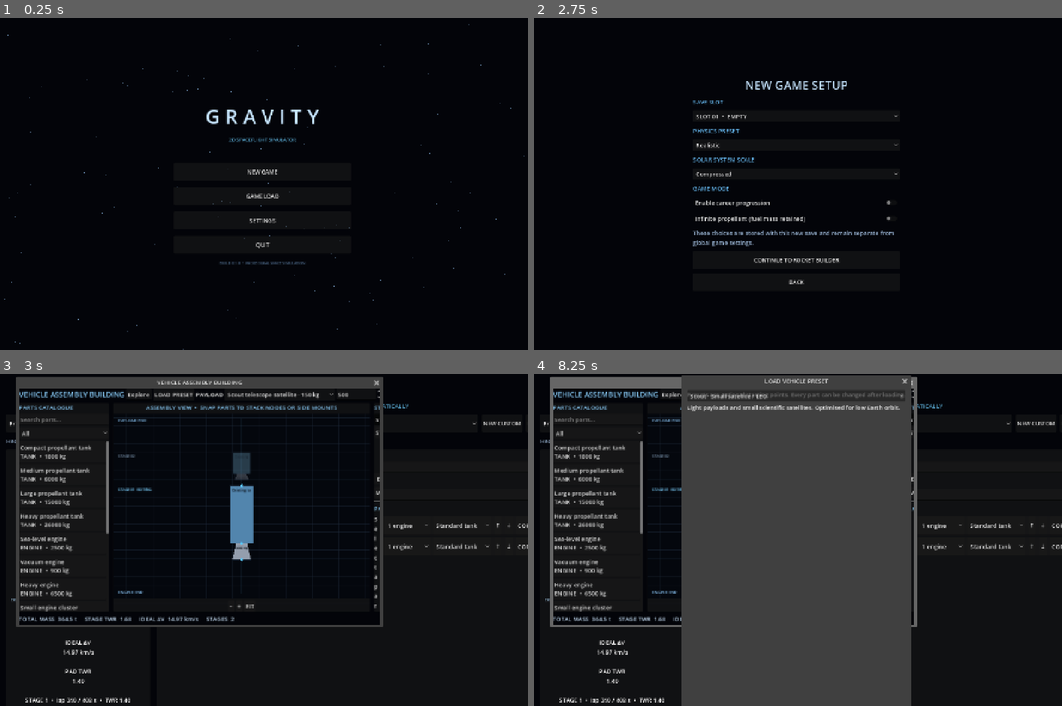
Above: before the commit, frames 1-4 (two rows, left to right).
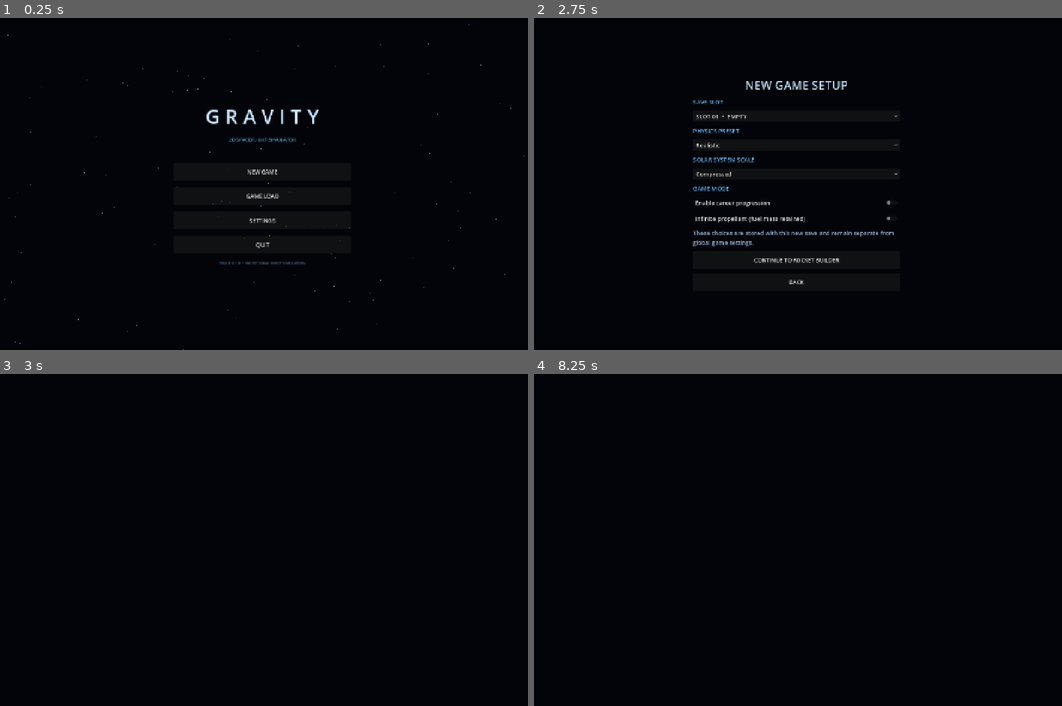
Above: after the commit, the same moments.

Repository: Blagos1195/Gravity-simulator
Game: Godot game, scene res://scenes/main.tscn
The game is run twice, just before and just after one commit, with the same random seed, the same clock (stepped at 60 frames per second) and the same inputs.
Inputs (mouse positions are in pixels of both pictures, inside the frame that each line leads up to):
- Up to frame 1 (0.25 s): no input
- Up to frame 2 (2.75 s): click "NEW GAME" at 0.5 s; click "BACK" at 1.25 s; click "NEW GAME" at 2 s
- Up to frame 3 (3 s): click "CONTINUE TO ROCKET BUILDER" at 2.75 s
- Up to frame 4 (8.25 s): click (850, 526) at 3.5 s, where only the run before the commit has a clickable "EDIT"; click (877, 526) at 4.25 s, where only the run before the commit has a clickable "PARTS"; click (1061, 526) at 5 s, where only the run before the commit has a clickable "COPY"; click (850, 546) at 5.75 s, where only the run before the commit has a clickable "EDIT"; click (877, 546) at 6.5 s, where only the run before the commit has a clickable "PARTS"; click (1061, 546) at 7.25 s, where only the run before the commit has a clickable "COPY"; click (708, 393) at 8 s, where only the run before the commit has a clickable "LOAD PRESET"

Frames 1-2 are identical in both runs. In frame 3, 11% of the frame differs, in the area x 1-100%, y 0-100%; in frame 4, 49%.
Error after the commit: Invalid access to property or key 'save_requested' on a base object of type 'Window (RocketBuilder)'. (res://scripts/main.gd:679)

Commit message:
Replace legacy vehicle workshop with VAB

Diff:
--- a/Gravity/scripts/main.gd
+++ b/Gravity/scripts/main.gd
@@ -655,360 +655,7 @@
 		else:
 			child.queue_free()
 	mode = "editor"
-	var bg := ColorRect.new()
-	bg.color = Color(0.012, 0.018, 0.035)
-	bg.set_anchors_and_offsets_preset(Control.PRESET_FULL_RECT)
-	add_child(bg)
-	var root := VBoxContainer.new()
-	root.set_anchors_and_offsets_preset(Control.PRESET_FULL_RECT)
-	root.offset_left = 26
-	root.offset_right = -26
-	root.offset_top = 18
-	root.offset_bottom = -18
-	root.add_theme_constant_override("separation", 12)
-	add_child(root)
-	var heading := Label.new()
-	heading.text = "VEHICLE WORKSHOP"
-	heading.horizontal_alignment = HORIZONTAL_ALIGNMENT_CENTER
-	heading.add_theme_font_size_override("font_size", 32)
-	heading.add_theme_color_override("font_color", Color(0.78, 0.9, 1.0))
-	root.add_child(heading)
-	var subtitle := Label.new()
-	subtitle.text = "ASSEMBLE STAGES AND PAYLOADS  •  PERFORMANCE IS CALCULATED AUTOMATICALLY"
-	subtitle.horizontal_alignment = HORIZONTAL_ALIGNMENT_CENTER
-	subtitle.add_theme_color_override("font_color", Color(0.35, 0.66, 0.82))
-	root.add_child(subtitle)
-	var preset_row := HBoxContainer.new()
-	preset_row.add_theme_constant_override("separation", 10)
-	root.add_child(preset_row)
-	var preset_selector := OptionButton.new()
-	preset_selector.size_flags_horizontal = Control.SIZE_EXPAND_FILL
-	var preset_options := RocketDesign.preset_options()
-	var selected_preset_index := 0
-	for preset_index in range(preset_options.size()):
-		var preset: Dictionary = preset_options[preset_index]
-		preset_selector.add_item(str(preset.label))
-		preset_selector.set_item_metadata(preset_selector.item_count - 1, str(preset.id))
-		if str(preset.id) == "LEO_CARGO":
-			selected_preset_index = preset_index
-	if not preset_options.is_empty():
-		preset_selector.select(selected_preset_index)
-	preset_row.add_child(preset_selector)
-	var preset_description := Label.new()
-	var initial_preset_id := str(preset_selector.get_item_metadata(selected_preset_index)) if not preset_options.is_empty() else ""
-	preset_description.text = RocketDesign.preset_description(initial_preset_id)
-	preset_description.size_flags_horizontal = Control.SIZE_EXPAND_FILL
-	preset_description.autowrap_mode = TextServer.AUTOWRAP_WORD_SMART
-	preset_description.add_theme_color_override("font_color", Color(0.58, 0.68, 0.8))
-	root.add_child(preset_description)
-	preset_selector.item_selected.connect(func(index: int):
-		var selected_preset_id := str(preset_selector.get_item_metadata(index))
-		preset_description.text = RocketDesign.preset_description(selected_preset_id)
-	)
-	_add_button(preset_row, "NEW CUSTOM", func():
-		rocket_design = RocketDesign.create_blank()
-		_show_vehicle_editor()
-	)
-	_add_button(preset_row, "LOAD PRESET", func():
-		var selected_preset_id := str(preset_selector.get_item_metadata(preset_selector.selected))
-		rocket_design = RocketDesign.create_preset(selected_preset_id)
-		_show_vehicle_editor()
-	)
-	var workspace := HBoxContainer.new()
-	workspace.size_flags_vertical = Control.SIZE_EXPAND_FILL
-	workspace.add_theme_constant_override("separation", 18)
-	root.add_child(workspace)
-	var preview_panel := PanelContainer.new()
-	preview_panel.custom_minimum_size.x = 390
-	preview_panel.size_flags_vertical = Control.SIZE_EXPAND_FILL
-	workspace.add_child(preview_panel)
-	var preview_column := VBoxContainer.new()
-	preview_column.add_theme_constant_override("separation", 10)
-	preview_panel.add_child(preview_column)
-	var preview_title := Label.new()
-	preview_title.text = "VEHICLE PREVIEW"
-	preview_title.horizontal_alignment = HORIZONTAL_ALIGNMENT_CENTER
-	preview_title.add_theme_color_override("font_color", Color(0.45, 0.78, 1.0))
-	preview_column.add_child(preview_title)
-	design_preview = RocketPreview.new()
-	design_preview.design = rocket_design
-	design_preview.size_flags_vertical = Control.SIZE_EXPAND_FILL
-	design_preview.custom_minimum_size = Vector2(330, 390)
-	preview_column.add_child(design_preview)
-	design_stats_label = Label.new()
-	design_stats_label.horizontal_alignment = HORIZONTAL_ALIGNMENT_CENTER
-	design_stats_label.autowrap_mode = TextServer.AUTOWRAP_WORD_SMART
-	preview_column.add_child(design_stats_label)
-	design_error_label = Label.new()
-	design_error_label.horizontal_alignment = HORIZONTAL_ALIGNMENT_CENTER
-	design_error_label.autowrap_mode = TextServer.AUTOWRAP_WORD_SMART
-	design_error_label.add_theme_color_override("font_color", Color(1.0, 0.48, 0.35))
-	preview_column.add_child(design_error_label)
-	var assembly_panel := PanelContainer.new()
-	assembly_panel.size_flags_horizontal = Control.SIZE_EXPAND_FILL
-	assembly_panel.size_flags_vertical = Control.SIZE_EXPAND_FILL
-	workspace.add_child(assembly_panel)
-	var assembly := VBoxContainer.new()
-	assembly.add_theme_constant_override("separation", 10)
-	assembly_panel.add_child(assembly)
-	var vehicle_name_label := Label.new()
-	vehicle_name_label.text = "VEHICLE NAME"
-	vehicle_name_label.add_theme_color_override("font_color", Color(0.45, 0.78, 1.0))
-	assembly.add_child(vehicle_name_label)
-	var vehicle_name := LineEdit.new()
-	vehicle_name.text = str(rocket_design.get("name", "Custom Vehicle"))
-	vehicle_name.placeholder_text = "Vehicle name"
-	vehicle_name.text_changed.connect(func(value: String):
-		rocket_design["name"] = value
-		design_preview.queue_redraw()
-	)
-	assembly.add_child(vehicle_name)
-	var payload_label := Label.new()
-	payload_label.text = "PAYLOAD"
-	payload_label.add_theme_color_override("font_color", Color(0.45, 0.78, 1.0))
-	assembly.add_child(payload_label)
-	var payload_row := HBoxContainer.new()
-	payload_row.add_theme_constant_override("separation", 8)
-	var payload_selector := OptionButton.new()
-	payload_selector.size_flags_horizontal = Control.SIZE_EXPAND_FILL
-	var payload_options := RocketDesign.payload_options()
-	var current_payload_mass := float(rocket_design.get("payload_mass", 500.0))
-	var selected_payload := -1
-	var saved_payload_type := str(rocket_design.get("payload_type", ""))
-	for payload_index in range(payload_options.size()):
-		var payload_option: Dictionary = payload_options[payload_index]
-		if str(payload_option.get("id", "")) == saved_payload_type:
-			selected_payload = payload_index
-			break
-	if selected_payload < 0 and saved_payload_type.is_empty():
-		for payload_index in range(payload_options.size()):
-			var payload_option: Dictionary = payload_options[payload_index]
-			if is_equal_approx(float(payload_option.mass), current_payload_mass):
-				selected_payload = payload_index
-				break
-	if selected_payload < 0:
-		var custom_payload_id := saved_payload_type if not saved_payload_type.is_empty() else "custom"
-		payload_options.insert(0, {
-			"id": custom_payload_id,
-			"label": "Custom payload · %.1f t" % (current_payload_mass / 1000.0),
-			"mass": current_payload_mass
-		})
-		selected_payload = 0
-	for payload_index in range(payload_options.size()):
-		var payload_option: Dictionary = payload_options[payload_index]
-		payload_selector.add_item(str(payload_option.label))
-		payload_selector.set_item_metadata(payload_index, payload_option)
-	payload_selector.select(selected_payload)
-	rocket_design["payload_type"] = str(payload_options[selected_payload].id)
-	var saved_payload_visual: Variant = rocket_design.get("payload_visual", {})
-	if not saved_payload_visual is Dictionary or saved_payload_visual.is_empty():
-		rocket_design["payload_visual"] = RocketDesign.payload_visual_data(str(payload_options[selected_payload].id))
-	payload_row.add_child(payload_selector)
-	var payload_limits := RocketDesign.payload_mass_limits()
-	var payload_mass_input := SpinBox.new()
-	payload_mass_input.min_value = float(payload_limits.get("minimum", 0.001))
-	payload_mass_input.max_value = float(payload_limits.get("maximum", 1.0e300))
-	payload_mass_input.step = float(payload_limits.get("step", 1.0))
-	payload_mass_input.value = current_payload_mass
-	payload_mass_input.size_flags_horizontal = Control.SIZE_EXPAND_FILL
-	payload_mass_input.tooltip_text = "Set the payload mass directly in kilograms."
-	payload_mass_input.value_changed.connect(func(value: float):
-		rocket_design["payload_mass"] = value
-		rocket_design["payload_type"] = "custom"
-		_update_design_stats()
-	)
-	payload_row.add_child(payload_mass_input)
-	var payload_edit_button := Button.new()
-	payload_edit_button.text = "EDIT"
-	payload_edit_button.tooltip_text = "Edit the payload's shape, proportions and colour."
-	payload_edit_button.pressed.connect(_show_payload_editor)
-	payload_row.add_child(payload_edit_button)
-	payload_selector.item_selected.connect(func(index: int):
-		var selected_payload_option: Dictionary = payload_selector.get_item_metadata(index)
-		rocket_design["payload_mass"] = float(selected_payload_option.mass)
-		rocket_design["payload_type"] = str(selected_payload_option.id)
-		rocket_design["payload_visual"] = RocketDesign.payload_visual_data(str(selected_payload_option.id))
-		payload_mass_input.set_value_no_signal(float(selected_payload_option.mass))
-		_update_design_stats()
-	)
-	assembly.add_child(payload_row)
-	var stages_heading := Label.new()
-	stages_heading.text = "STAGE STACK  •  FIRST STAGE AT THE BOTTOM"
-	stages_heading.add_theme_color_override("font_color", Color(0.45, 0.78, 1.0))
-	assembly.add_child(stages_heading)
-	var stage_scroll := ScrollContainer.new()
-	stage_scroll.size_flags_vertical = Control.SIZE_EXPAND_FILL
-	stage_scroll.horizontal_scroll_mode = ScrollContainer.SCROLL_MODE_DISABLED
-	assembly.add_child(stage_scroll)
-	var stage_list := VBoxContainer.new()
-	stage_list.size_flags_horizontal = Control.SIZE_EXPAND_FILL
-	stage_list.add_theme_constant_override("separation", 8)
-	stage_scroll.add_child(stage_list)
-	var stage_part_options := RocketDesign.stage_part_options()
-	for stage_index in range(rocket_design["stages"].size()):
-		var stage: Dictionary = rocket_design["stages"][stage_index]
-		var stage_panel := PanelContainer.new()
-		stage_list.add_child(stage_panel)
-		var stage_row := HBoxContainer.new()
-		stage_row.add_theme_constant_override("separation", 8)
-		stage_panel.add_child(stage_row)
-		var stage_number := Label.new()
-		stage_number.text = "STAGE %02d\n%s" % [stage_index + 1, str(stage.get("name", "CUSTOM STAGE"))]
-		stage_number.custom_minimum_size.x = 112
-		stage_number.autowrap_mode = TextServer.AUTOWRAP_WORD_SMART
-		stage_number.vertical_alignment = VERTICAL_ALIGNMENT_CENTER
-		stage_row.add_child(stage_number)
-		var part_selector := OptionButton.new()
-		part_selector.size_flags_horizontal = Control.SIZE_EXPAND_FILL
-		var selected_part_index := 0
-		for part_index in range(stage_part_options.size()):
-			var part_option: Dictionary = stage_part_options[part_index]
-			part_selector.add_item(str(part_option.label))
-			part_selector.set_item_metadata(part_index, str(part_option.id))
-			if str(stage.get("part_id", "")) == str(part_option.id):
-				selected_part_index = part_index
-		if not stage_part_options.is_empty():
-			part_selector.select(selected_part_index)
-		part_selector.disabled = bool(stage.get("component_assembly", false))
-		part_selector.item_selected.connect(func(part_index: int):
-			var selected_part_id := str(part_selector.get_item_metadata(part_index))
-			rocket_design["stages"][stage_index] = RocketDesign.configure_stage(selected_part_id, 1, 1.0)
-			_show_vehicle_editor()
-		)
-		stage_row.add_child(part_selector)
-		var edit_stage_button := Button.new()
-		edit_stage_button.text = "EDIT"
-		edit_stage_button.tooltip_text = "Edit this stage's physical and visual properties."
-		edit_stage_button.pressed.connect(func():
-			_show_stage_editor(stage_index)
-		)
-		edit_stage_button.disabled = bool(stage.get("component_assembly", false))
-		stage_row.add_child(edit_stage_button)
-		var parts_button := Button.new()
-		parts_button.text = "PARTS %d" % stage.get("components", []).size() if bool(stage.get("component_assembly", false)) else "PARTS"
-		parts_button.tooltip_text = "Assemble this stage from individual tanks, engines, decouplers and structures."
-		parts_button.pressed.connect(func():
-			_show_vehicle_component_editor(stage_index)
-		)
-		stage_row.add_child(parts_button)
-		var booster_button := Button.new()
-		var stage_boosters: Array = stage.get("boosters", [])
-		booster_button.text = "BOOST %d" % stage_boosters.size()
-		booster_button.tooltip_text = "Add or remove strap-on booster pairs for this stage."
-		booster_button.pressed.connect(func():
-			_show_booster_editor(stage_index)
-		)
-		stage_row.add_child(booster_button)
-		var engine_selector := OptionButton.new()
-		engine_selector.tooltip_text = "Splits the stage's total thrust and fuel flow across this many smaller engines."
-		var engine_options := RocketDesign.engine_count_options()
-		var current_engine_count := int(stage.get("engine_count", 1))
-		if not engine_options.has(current_engine_count):
-			engine_options.append(current_engine_count)
-		for engine_count in engine_options:
-			engine_selector.add_item("%d engine%s" % [engine_count, "" if engine_count == 1 else "s"])
-			engine_selector.set_item_metadata(engine_selector.item_count - 1, engine_count)
-		engine_selector.select(engine_options.find(current_engine_count))
-		engine_selector.disabled = bool(stage.get("component_assembly", false))
-		engine_selector.item_selected.connect(func(option_index: int):
-			var current_stage: Dictionary = rocket_design["stages"][stage_index]
-			var configured := RocketDesign.reconfigure_stage(current_stage, int(engine_selector.get_item_metadata(option_index)), float(current_stage.get("tank_scale", 1.0)))
-			if not configured.is_empty():
-				rocket_design["stages"][stage_index] = configured
-				_update_design_stats()
-		)
-		stage_row.add_child(engine_selector)
-		var tank_selector := OptionButton.new()
-		var tank_options := RocketDesign.tank_scale_options()
-		var current_tank_scale := float(stage.get("tank_scale", 1.0))
-		var selected_tank_index := -1
-		for tank_index in range(tank_options.size()):
-			tank_selector.add_item(str(tank_options[tank_index].label))
-			tank_selector.set_item_metadata(tank_index, float(tank_options[tank_index].scale))
-			if is_equal_approx(current_tank_scale, float(tank_options[tank_index].scale)):
-				selected_tank_index = tank_index
-		if selected_tank_index < 0:
-			tank_selector.add_item("Current tank scale · %.2fx" % current_tank_scale)
-			tank_selector.set_item_metadata(tank_selector.item_count - 1, current_tank_scale)
-			selected_tank_index = tank_selector.item_count - 1
-		tank_selector.select(selected_tank_index)
-		tank_selector.disabled = bool(stage.get("component_assembly", false))
-		tank_selector.item_selected.connect(func(option_index: int):
-			var current_stage: Dictionary = rocket_design["stages"][stage_index]
-			var configured := RocketDesign.reconfigure_stage(current_stage, int(current_stage.get("engine_count", 1)), float(tank_selector.get_item_metadata(option_index)))
-			if not configured.is_empty():
-				rocket_design["stages"][stage_index] = configured
-				_update_design_stats()
-		)
-		stage_row.add_child(tank_selector)
-		var move_up_button := Button.new()
-		move_up_button.text = "↑"
-		move_up_button.tooltip_text = "Move this stage closer to the payload"
-		move_up_button.disabled = stage_index == rocket_design["stages"].size() - 1
-		move_up_button.pressed.connect(func():
-			var stages: Array = rocket_design["stages"]
-			var moved_stage: Dictionary = stages[stage_index]
-			stages.remove_at(stage_index)
-			stages.insert(stage_index + 1, moved_stage)
-			_show_vehicle_editor()
-		)
-		stage_row.add_child(move_up_button)
-		var move_down_button := Button.new()
-		move_down_button.text = "↓"
-		move_down_button.tooltip_text = "Move this stage closer to the launch pad"
-		move_down_button.disabled = stage_index == 0
-		move_down_button.pressed.connect(func():
-			var stages: Array = rocket_design["stages"]
-			var moved_stage: Dictionary = stages[stage_index]
-			stages.remove_at(stage_index)
-			stages.insert(stage_index - 1, moved_stage)
-			_show_vehicle_editor()
-		)
-		stage_row.add_child(move_down_button)
-		var copy_button := Button.new()
-		copy_button.text = "COPY"
-		copy_button.tooltip_text = "Duplicate this stage with all of its custom settings."
-		copy_button.pressed.connect(func():
-			_duplicate_stage(stage_index)
-		)
-		stage_row.add_child(copy_button)
-		var remove_button := Button.new()
-		remove_button.text = "REMOVE"
-		remove_button.disabled = rocket_design["stages"].size() <= RocketDesign.MIN_STAGES
-		remove_button.pressed.connect(func():
-			rocket_design["stages"].remove_at(stage_index)
-			_show_vehicle_editor()
-		)
-		stage_row.add_child(remove_button)
-	var component_row := HBoxContainer.new()
-	component_row.add_theme_constant_override("separation", 8)
-	assembly.add_child(component_row)
-	var new_stage_selector := OptionButton.new()
-	new_stage_selector.size_flags_horizontal = Control.SIZE_EXPAND_FILL
-	for part_option in stage_part_options:
-		new_stage_selector.add_item(str(part_option.label))
-		new_stage_selector.set_item_metadata(new_stage_selector.item_count - 1, str(part_option.id))
-	_add_button(component_row, "ADD STAGE", func():
-		var new_stage := RocketDesign.configure_stage(str(new_stage_selector.get_item_metadata(new_stage_selector.selected)), 1, 1.0)
-		if not new_stage.is_empty():
-			rocket_design["stages"].append(new_stage)
-			_show_vehicle_editor()
-	)
-	component_row.add_child(new_stage_selector)
-	var actions := HBoxContainer.new()
-	actions.alignment = BoxContainer.ALIGNMENT_CENTER
-	actions.add_theme_constant_override("separation", 10)
-	root.add_child(actions)
-	_add_button(actions, "RESET", func():
-		rocket_design = RocketDesign.create_default()
-		_show_vehicle_editor()
-	)
-	_add_button(actions, "LOAD DESIGN", _load_rocket_design)
-	_add_button(actions, "SAVE DESIGN", _save_rocket_design)
-	_add_button(actions, "LAUNCH VEHICLE", _launch_designed_vehicle)
-	_add_button(actions, "BACK", _show_new_game_setup)
-	_update_design_stats()
-	if is_inside_tree() and not is_instance_valid(active_builder):
+	if is_inside_tree():
 		_show_vehicle_component_editor(0)
 
 
@@ -1029,6 +676,10 @@
 		rocket_design = updated_design.duplicate(true)
 		_update_design_stats()
 	)
+	builder.save_requested.connect(_save_rocket_design)
+	builder.load_requested.connect(_load_rocket_design)
+	builder.launch_requested.connect(_launch_designed_vehicle)
+	builder.back_requested.connect(_show_new_game_setup)
 	if not is_inside_tree():
 		add_child(builder)
 		builder._build_interface()
